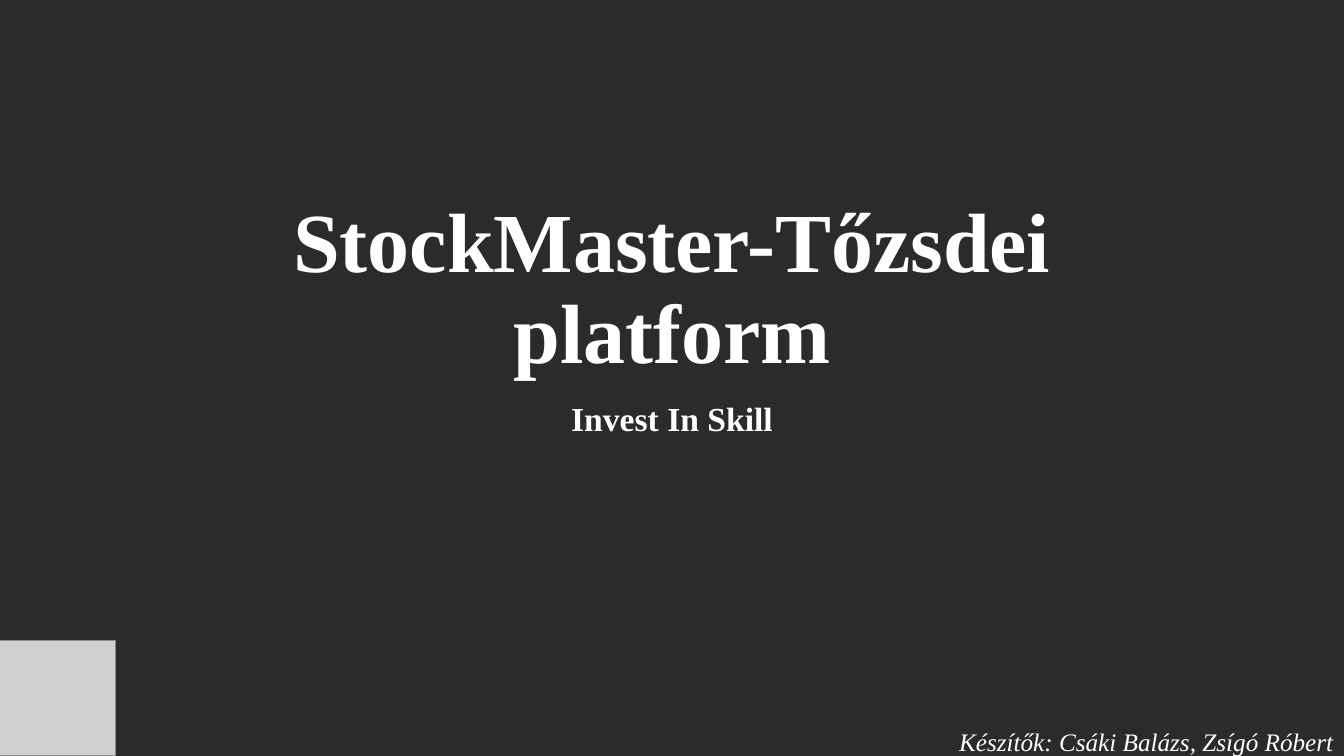
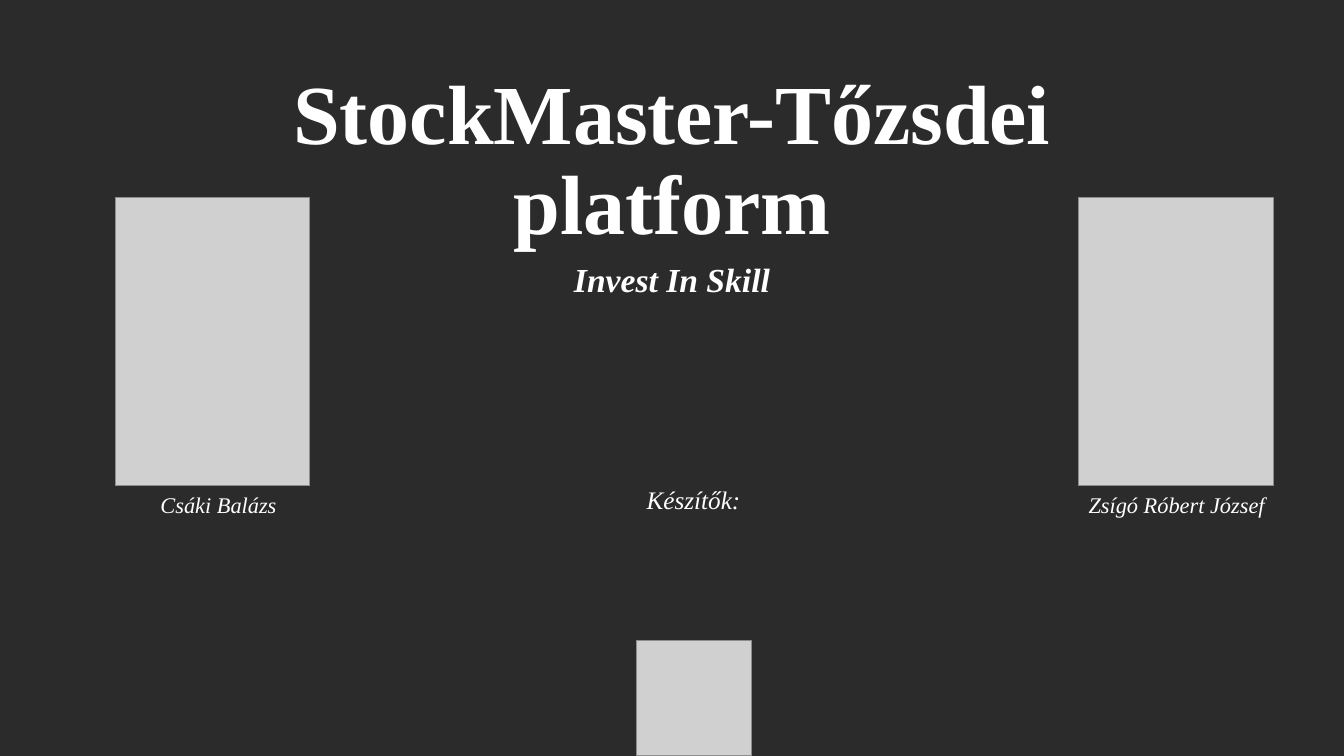
Before and after one commit to ZsigoRobert0/13_S2_3_vizsgaremek, a slide deck: slide 1 of Dokumentáció/StockMaster_Prezentacio.pptx. Drawn at 1344x756 pixels with LibreOffice and Linux fonts; fonts in the diff are those of the drawing; grey boxes stand for pictures; background and template pictures are left out; a plain dark background stands for a picture behind light text. Boxes give left, top, right and bottom in pixels: in the first picture for what was removed or moved away, otherwise in the second. Text is boxed around its words. In the diff, an @@ line names an element or a change of style, - is before the commit and + after.

```diff
--- a/Dokumentáció/StockMaster_Prezentacio.pptx
+++ b/Dokumentáció/StockMaster_Prezentacio.pptx
@@ title "StockMaster-Tőzsdei platform": place and size @@
-title "StockMaster-Tőzsdei platform" at <box>293,212,1050,379</box>
+title "StockMaster-Tőzsdei platform" at <box>293,84,1050,250</box>
@@ picture added at <box>115,198,310,486</box> @@
@@ picture added at <box>1079,198,1273,486</box> @@
@@ subtitle "Invest In Skill": place and size @@
-subtitle "Invest In Skill" at <box>571,407,772,432</box>
+subtitle "Invest In Skill" at <box>574,268,769,293</box>
@@ subtitle "Invest In Skill" at <box>574,268,769,293</box>: italic on @@
@@ text added at <box>160,497,277,514</box>, 16 pt, text #FFFFFF, italic @@
+Csáki Balázs
@@ text at <box>647,491,741,510</box>: text changed @@
-Készítők: Csáki Balázs, Zsígó Róbert
+Készítők:
@@ text added at <box>1089,497,1265,518</box>, 16 pt, text #FFFFFF, italic @@
+Zsígó Róbert József
@@ picture: place and size @@
-picture at <box>0,641,115,756</box>
+picture at <box>637,641,752,756</box>
```
Also in this commit, not shown: 7 other slides changed, 2 slides added, 1 slide removed.
